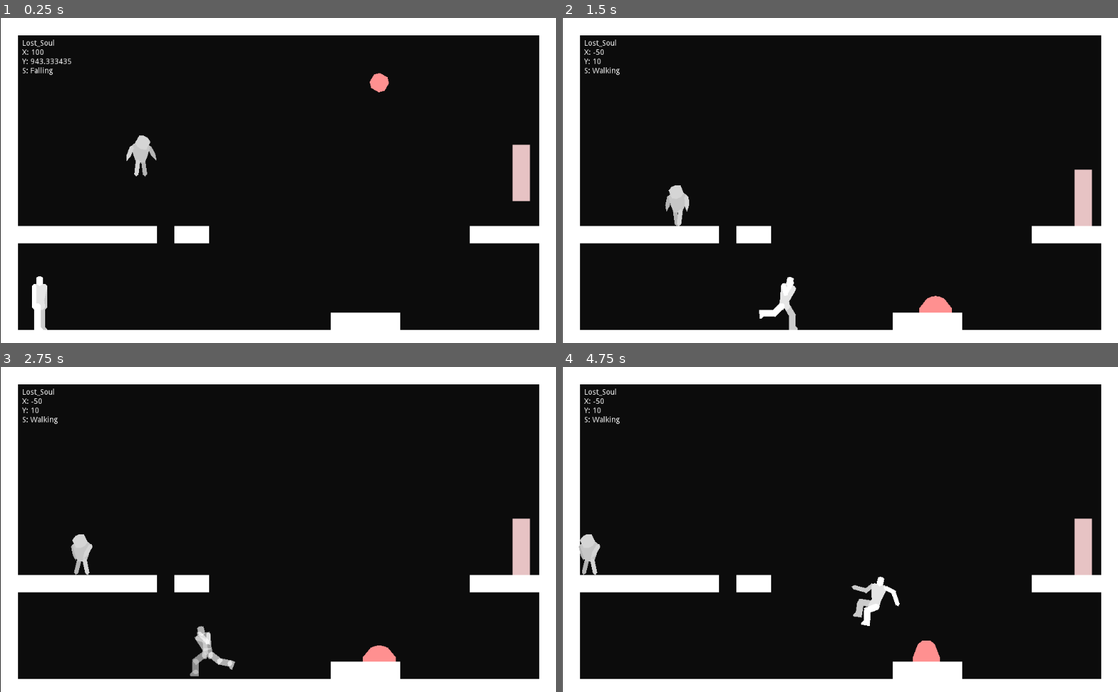
Above: before the commit, frames 1-4 (two rows, left to right).
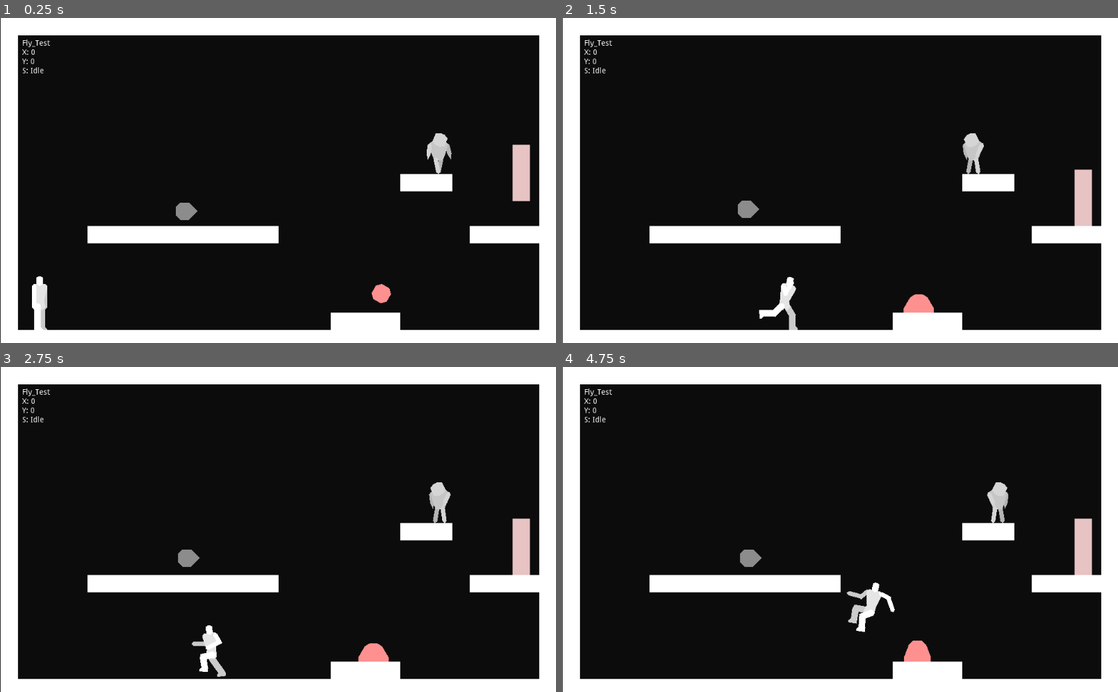
Above: after the commit, the same moments.

Repository: DarknessCatt/Lost-Soul
Game: Godot game, scene res://Maps/Debug_Map/Debug_Map.tscn
Two runs of this game, one before a commit and one after it. Both use one fixed random seed, a clock stepped at 60 frames per second and the inputs below. This scene is started directly instead of the project's main scene.
Inputs:
- Up to frame 1 (0.25 s): no input
- Up to frame 2 (1.5 s): hold C (hero_attack) 0.53-1.28 s; hold Right (hero_right) from 0.53 s (still down); tap Z (hero_jump) at 0.77 s; tap D (hero_heart) at 1.35 s
- Up to frame 3 (2.75 s): tap Z (hero_jump) at 1.52 s; release Right (hero_right) at 2.03 s; hold Left (hero_left) from 2.03 s (still down); hold C (hero_attack) from 2.03 s (still down)
- Up to frame 4 (4.75 s): release Left (hero_left) at 2.78 s; release C (hero_attack) at 2.78 s; hold Right (hero_right) 2.78-4.28 s; tap D (hero_heart) at 2.85, 4.35 s; tap Z (hero_jump) at 3.02, 3.77, 4.52 s; hold C (hero_attack) 3.53-4.28 s; hold Left (hero_left) from 4.28 s (still down)

The runs differ from the first frame. In frame 1, 3.4% of the frame differs, in the area x 3-82%, y 6-88%; in frame 2, 3.4%; in frame 3, 3.8%; in frame 4, 3.9%, in the area x 3-82%, y 6-91%.

Commit message:
Base Flying Enemy and Test

Diff:
--- /dev/null
+++ b/Lost_Soul/Entities/Enemies/Flying_Enemies/Base_Fly.gd
@@ -0,0 +1,23 @@
+extends FSM
+
+class_name Base_Fly
+
+#Information
+onready var body : Node2D = $Body
+var hero : KinematicBody2D
+
+func _ready():
+	cur_state = $States/Idle
+	cur_state.enter(self)
+
+#Movement
+var speed : Vector2 = Vector2(0,0)
+
+#Functions
+func change_animation(anim : String) -> void:
+	$Body_Animations.play(anim)
+
+#Base_Functions
+func _input(_event):
+	#NPCs ignore inputs (most of the times)
+	pass
--- /dev/null
+++ b/Lost_Soul/Entities/Enemies/Flying_Enemies/Base_Fly/Base_Fly.tscn
@@ -0,0 +1,33 @@
+[gd_scene load_steps=4 format=2]
+
+[ext_resource path="res://Entities/Enemies/Flying_Enemies/Base_Fly.gd" type="Script" id=1]
+[ext_resource path="res://Entities/Enemies/Flying_Enemies/Base_Fly/States/Idle.gd" type="Script" id=2]
+[ext_resource path="res://Entities/Enemies/Flying_Enemies/Base_Fly/States/Flying.gd" type="Script" id=3]
+
+[node name="Base_Fly" type="KinematicBody2D"]
+collision_layer = 2
+collision_mask = 16
+script = ExtResource( 1 )
+
+[node name="Body_Animations" type="AnimationPlayer" parent="."]
+
+[node name="States" type="Node" parent="."]
+
+[node name="Idle" type="Node" parent="States"]
+script = ExtResource( 2 )
+
+[node name="Flying" type="Node" parent="States"]
+script = ExtResource( 3 )
+
+[node name="Body" type="Node2D" parent="."]
+
+[node name="Perception" type="Node2D" parent="."]
+
+[node name="Player_Detect" type="Area2D" parent="Perception"]
+monitorable = false
+collision_layer = 0
+
+[node name="Eyes" type="RayCast2D" parent="Perception"]
+collision_mask = 16
+[connection signal="body_entered" from="Perception/Player_Detect" to="States/Idle" method="_on_Player_Detected"]
+[connection signal="body_exited" from="Perception/Player_Detect" to="States/Idle" method="_on_Player_Exited"]
--- /dev/null
+++ b/Lost_Soul/Entities/Enemies/Flying_Enemies/Base_Fly/States/Flying.gd
@@ -0,0 +1,50 @@
+extends State
+
+#State info
+export(String) var state_anim : String = "Flying"
+
+#Movement info
+const NORMAL : Vector2 = Vector2(0, -1)
+export(int) var ACCEL : int = 500
+export(int) var MAX_SPEED : int = 200
+export(float) var FRICTION : float = 0.9
+export(Vector2) var Point_To_Seek : Vector2 = Vector2(0,0)
+
+#Functions
+func enter(_Player : KinematicBody2D) -> void:
+	_Player.change_animation(state_anim)
+	var dirx : float = _Player.hero.global_position.x + Point_To_Seek.x - _Player.global_position.x
+	match sign(dirx):
+			-1.0:
+				_Player.body.scale.x = -1
+			1.0:
+				_Player.body.scale.x = 1
+
+func update(_Player: KinematicBody2D, _delta : float) -> void:
+	var dir : Vector2 = ((_Player.hero.global_position + Point_To_Seek) - _Player.global_position).normalized()
+	var spd : Vector2 = _Player.speed + dir*ACCEL*_delta
+
+	if sign(spd.x) != sign(dir.x) : spd.x *= FRICTION
+	if sign(spd.y) != sign(dir.y) : spd.y *= FRICTION
+
+	if spd.length() > MAX_SPEED*1.4:
+		if spd.length() - MAX_SPEED < ACCEL/10 : spd = MAX_SPEED*spd.normalized()
+		else : spd *= FRICTION
+	elif spd.length() < 1: spd = Vector2(0,0)
+
+	if sign(spd.x) != sign(dir.x):
+		match sign(dir.x):
+			-1.0:
+				_Player.body.scale.x = -1
+			1.0:
+				_Player.body.scale.x = 1
+
+	_Player.speed = spd
+
+	_Player.move_and_slide(_Player.speed, NORMAL)
+
+	if _Player.is_on_floor() or _Player.is_on_ceiling():
+		_Player.speed.y *= -1
+
+	if _Player.is_on_wall():
+		_Player.speed.x *= -1
--- /dev/null
+++ b/Lost_Soul/Entities/Enemies/Flying_Enemies/Base_Fly/States/Idle.gd
@@ -0,0 +1,30 @@
+extends State
+
+#State info
+export(String) var state_anim : String = "Idle"
+
+var hero : KinematicBody2D
+onready var eyes : RayCast2D = $"../../Perception/Eyes"
+
+#Mini FSM
+var detected : bool = false
+
+#Functions
+func enter(_Player : KinematicBody2D) -> void:
+	_Player.change_animation(state_anim)
+	_Player.hero = null
+
+func update(_Player: KinematicBody2D, _delta : float) -> void:
+	if detected:
+		eyes.cast_to = (hero.global_position - eyes.global_position)
+		eyes.force_raycast_update()
+		if eyes.get_collider() == null:
+			_Player.hero = hero
+			_Player._change_state($"../Flying")
+
+func _on_Player_Detected(body):
+	hero = body
+	detected = true
+
+func _on_Player_Exited(body):
+	detected = false
--- /dev/null
+++ b/Lost_Soul/Entities/Enemies/Flying_Enemies/Fly_Test/Fly_Test.tscn
@@ -0,0 +1,79 @@
+[gd_scene load_steps=7 format=2]
+
+[ext_resource path="res://Entities/Enemies/Flying_Enemies/Base_Fly/Base_Fly.tscn" type="PackedScene" id=1]
+
+[sub_resource type="Animation" id=1]
+resource_name = "Flying"
+length = 0.5
+loop = true
+tracks/0/type = "value"
+tracks/0/path = NodePath("Body/Wisp:position")
+tracks/0/interp = 1
+tracks/0/loop_wrap = true
+tracks/0/imported = false
+tracks/0/enabled = true
+tracks/0/keys = {
+"times": PoolRealArray( 0, 0.2 ),
+"transitions": PoolRealArray( 1, 1 ),
+"update": 0,
+"values": [ Vector2( 0, 2 ), Vector2( 0, -2 ) ]
+}
+
+[sub_resource type="Animation" id=2]
+resource_name = "Idle"
+loop = true
+step = 0.05
+tracks/0/type = "value"
+tracks/0/path = NodePath("Body/Wisp:position")
+tracks/0/interp = 2
+tracks/0/loop_wrap = true
+tracks/0/imported = false
+tracks/0/enabled = true
+tracks/0/keys = {
+"times": PoolRealArray( 0, 0.25, 0.5, 0.75 ),
+"transitions": PoolRealArray( 1, 1, 1, 1 ),
+"update": 0,
+"values": [ Vector2( 1.42323, 1.42323 ), Vector2( -1.42324, 1.82988 ), Vector2( -1.82988, -1.82986 ), Vector2( 2.14756, -2.09672 ) ]
+}
+
+[sub_resource type="Animation" id=3]
+resource_name = "Rest"
+length = 0.01
+tracks/0/type = "value"
+tracks/0/path = NodePath("Body/Wisp:position")
+tracks/0/interp = 1
+tracks/0/loop_wrap = true
+tracks/0/imported = false
+tracks/0/enabled = true
+tracks/0/keys = {
+"times": PoolRealArray( 0 ),
+"transitions": PoolRealArray( 1 ),
+"update": 0,
+"values": [ Vector2( 0, 0 ) ]
+}
+
+[sub_resource type="CircleShape2D" id=4]
+radius = 16.0
+
+[sub_resource type="CircleShape2D" id=5]
+radius = 200.0
+
+[node name="Fly_Test" instance=ExtResource( 1 )]
+
+[node name="Body_Animations" parent="." index="0"]
+anims/Flying = SubResource( 1 )
+anims/Idle = SubResource( 2 )
+anims/Rest = SubResource( 3 )
+
+[node name="Wisp" type="Polygon2D" parent="Body" index="0"]
+color = Color( 0.55, 0.55, 0.55, 1 )
+polygon = PoolVector2Array( -16, -8, -8, -16, 8, -16, 24, 0, 8, 16, -8, 16, -16, 8 )
+
+[node name="Collision" type="CollisionShape2D" parent="." index="3"]
+shape = SubResource( 4 )
+
+[node name="Perception" parent="." index="4"]
+visible = false
+
+[node name="Area" type="CollisionShape2D" parent="Perception/Player_Detect" index="0"]
+shape = SubResource( 5 )
--- a/Lost_Soul/Maps/Debug_Map/Debug_Map.tscn
+++ b/Lost_Soul/Maps/Debug_Map/Debug_Map.tscn
@@ -6,11 +6,12 @@
 [ext_resource path="res://Maps/Debug_Map/Debug_Map.gd" type="Script" id=4]
 [ext_resource path="res://Entities/Enemies/Wandering_Enemies/Test_Wanderer/Test_Wanderer.tscn" type="PackedScene" id=5]
 [ext_resource path="res://Entities/Enemies/Wandering_Enemies/Lost_Soul/Lost_Soul.tscn" type="PackedScene" id=6]
+[ext_resource path="res://Entities/Enemies/Flying_Enemies/Fly_Test/Fly_Test.tscn" type="PackedScene" id=7]
 
 [node name="Debug_Map" type="Node2D"]
 position = Vector2( 1, 0 )
 script = ExtResource( 4 )
-status = NodePath("Lost_Soul")
+status = NodePath("Fly_Test")
 
 [node name="Sandbag" parent="." instance=ExtResource( 3 )]
 position = Vector2( 958.795, 224.122 )
@@ -19,7 +20,7 @@
 position = Vector2( 72, 504 )
 
 [node name="Placeholder_White" parent="." instance=ExtResource( 2 )]
-tile_data = PoolIntArray( 0, 0, 0, 1, 0, 0, 2, 0, 0, 3, 0, 0 …(476 unchanged characters)… , 0, 0, 524319, 0, 0, 589824, 0, 0, 589855, 0, 0, 655360, 0, 0, 655391, 0, 0, 720896, 0, 0, 720927, 0, 0, 786432, 0, 0, 786433, 0, 0, 786434, 0, 0, 786435, 0, 0, 786436, 0, 0, 786437, 0, 0, 786438, 0, 0, 786439, 0, 0, 786440, 0, 0, 786442, 0, 0, 786443, 0, 0, 786459, 0, 0, 786460, 0, 0, 7864 …(722 unchanged characters)…
+tile_data = PoolIntArray( 0, 0, 0, 1, 0, 0, 2, 0, 0, 3, 0, 0 …(476 unchanged characters)… , 0, 0, 524319, 0, 0, 589824, 0, 0, 589847, 0, 0, 589848, 0, 0, 589849, 0, 0, 589855, 0, 0, 655360, 0, 0, 655391, 0, 0, 720896, 0, 0, 720927, 0, 0, 786432, 0, 0, 786437, 0, 0, 786438, 0, 0, 786439, 0, 0, 786440, 0, 0, 786441, 0, 0, 786442, 0, 0, 786443, 0, 0, 786444, 0, 0, 786445, 0, 0, 786446, 0, 0, 786447, 0, 0, 786459, 0, 0, 786460, 0, 0, 7864 …(722 unchanged characters)…
 
 [node name="Info" type="Label" parent="."]
 margin_left = 39.9008
@@ -32,7 +33,10 @@
 }
 
 [node name="Test_Wanderer" parent="." instance=ExtResource( 5 )]
-position = Vector2( 675.237, 66.5002 )
+position = Vector2( 678.844, 456.011 )
 
 [node name="Lost_Soul" parent="." instance=ExtResource( 6 )]
-position = Vector2( 235.459, 137.682 )
+position = Vector2( 789.913, 225.227 )
+
+[node name="Fly_Test" parent="." instance=ExtResource( 7 )]
+position = Vector2( 340.543, 354.748 )
--- a/Lost_Soul/project.godot
+++ b/Lost_Soul/project.godot
@@ -9,6 +9,11 @@
 config_version=4
 
 _global_script_classes=[ {
+"base": "FSM",
+"class": "Base_Fly",
+"language": "GDScript",
+"path": "res://Entities/Enemies/Flying_Enemies/Base_Fly.gd"
+}, {
 "base": "FSM",
 "class": "Base_Wanderer",
 "language": "GDScript",
@@ -25,6 +30,7 @@
 "path": "res://Classes/State.gd"
 } ]
 _global_script_class_icons={
+"Base_Fly": "",
 "Base_Wanderer": "",
 "FSM": "",
 "State": ""
Not shown: 1 places in Lost_Soul/Maps/Debug_Map/Debug_Map.tscn that only renumber resources
